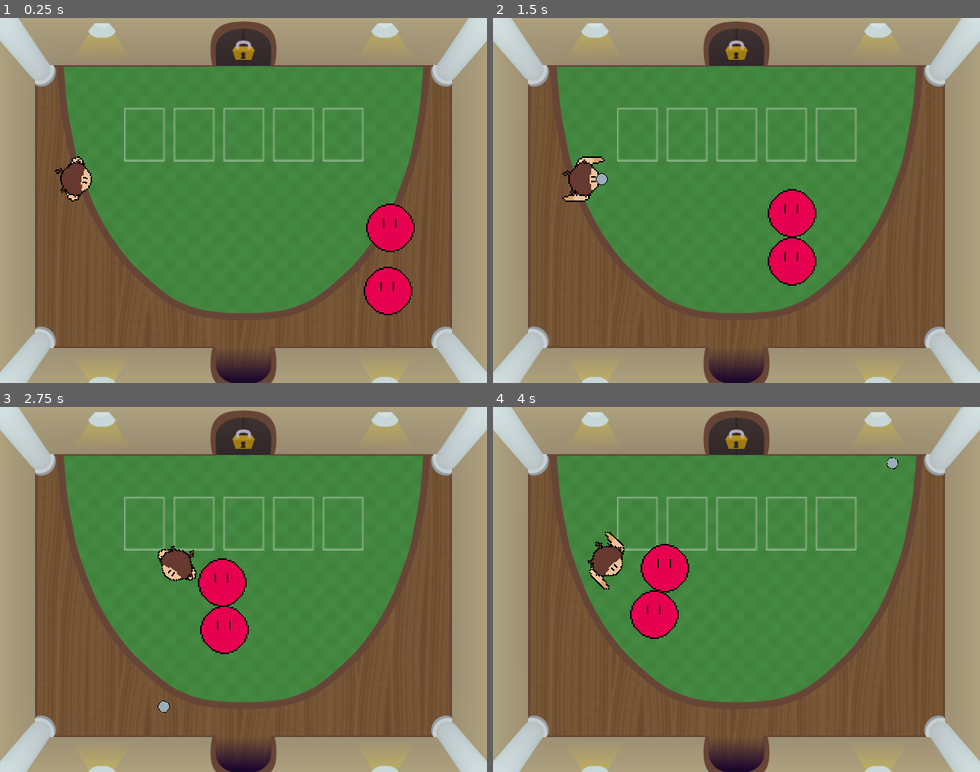
Above: before the commit, frames 1-4 (two rows, left to right).
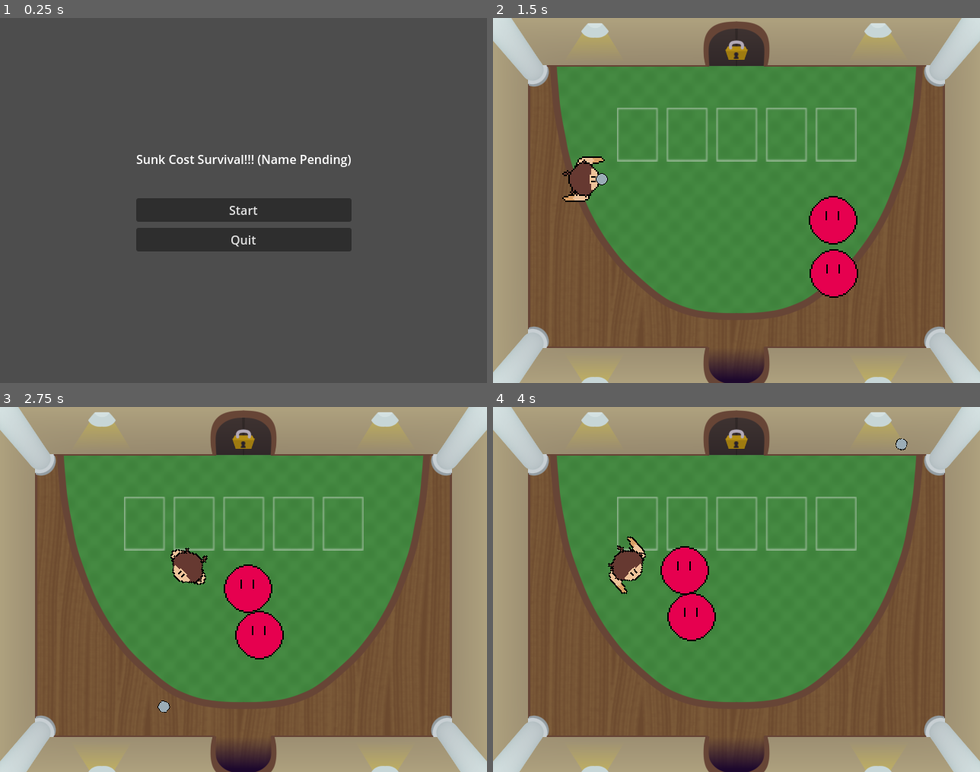
Above: after the commit, the same moments.

Repository: JoshuaKlot/BinghamtonGameJam3
Game: Godot game, scene res://scenes/main_menu.tscn
The game is run twice, just before and just after one commit, with the same random seed, the same clock (stepped at 60 frames per second) and the same inputs. Before the commit the project starts from res://scenes/main.tscn.
Inputs (mouse positions are in pixels of both pictures, inside the frame that each line leads up to):
- Up to frame 1 (0.25 s): no input
- Up to frame 2 (1.5 s): click (736, 207) at 0.5 s, where only the run after the commit has a clickable "Start"; tap Enter (ui_accept) at 1.25 s; move the mouse to (843, 182) at 1.27 s; hold Right (ui_right) from 1.28 s (still down); tap Space (shoot) at 1.35 s
- Up to frame 3 (2.75 s): keep holding Right (ui_right); tap Enter (ui_accept) at 1.52, 2.27 s; move the mouse to (146, 607) at 2.02 s; tap Space (shoot) at 2.1 s
- Up to frame 4 (4 s): move the mouse to (785, 509) at 2.77 s; release Right (ui_right) at 2.78 s; hold Left (ui_left) 2.78-3.53 s; tap Space (shoot) at 2.85, 3.6 s; move the mouse to (712, 662) at 3.52 s; hold Right (ui_right) from 3.53 s (still down); tap Enter (ui_accept) at 3.77 s

The runs differ from the first frame. In frame 1, 100% of the frame differs, in the area x 0-100%, y 0-100%; in frame 2, 3.9%; in frame 3, 3.7%; in frame 4, 4.2%.

Commit message:
cool beans

Diff:
--- a/platformer/project.godot
+++ b/platformer/project.godot
@@ -11,7 +11,7 @@
 [application]
 
 config/name="platformer"
-run/main_scene="res://scenes/main.tscn"
+run/main_scene="res://scenes/main_menu.tscn"
 config/features=PackedStringArray("4.3", "Forward Plus")
 config/icon="res://icon.svg"
 
--- /dev/null
+++ b/platformer/scenes/main_menu.gd
@@ -0,0 +1,5 @@
+extends Control
+
+
+func _on_start_pressed() -> void:
+		get_tree().change_scene_to_file("res://scenes/main.tscn")
--- /dev/null
+++ b/platformer/scenes/main_menu.tscn
@@ -0,0 +1,54 @@
+[gd_scene load_steps=3 format=3 uid="uid://b0q7doaxdikbh"]
+
+[ext_resource type="Script" path="res://scenes/main_menu.gd" id="1_rdj1l"]
+
+[sub_resource type="LabelSettings" id="LabelSettings_o256f"]
+
+[node name="MainMenu" type="Control"]
+layout_mode = 3
+anchors_preset = 15
+anchor_right = 1.0
+anchor_bottom = 1.0
+grow_horizontal = 2
+grow_vertical = 2
+script = ExtResource("1_rdj1l")
+
+[node name="MarginContainer2" type="MarginContainer" parent="."]
+layout_mode = 1
+anchors_preset = 8
+anchor_left = 0.5
+anchor_top = 0.5
+anchor_right = 0.5
+anchor_bottom = 0.5
+offset_left = -20.0
+offset_top = -20.0
+offset_right = 20.0
+offset_bottom = 20.0
+grow_horizontal = 2
+grow_vertical = 2
+
+[node name="VBoxContainer" type="VBoxContainer" parent="MarginContainer2"]
+layout_mode = 2
+theme_override_constants/separation = 40
+
+[node name="Label" type="Label" parent="MarginContainer2/VBoxContainer"]
+layout_mode = 2
+theme_override_font_sizes/font_size = 20
+text = "Sunk Cost Survival!!! (Name Pending)"
+label_settings = SubResource("LabelSettings_o256f")
+horizontal_alignment = 1
+
+[node name="VBoxContainer2" type="VBoxContainer" parent="MarginContainer2/VBoxContainer"]
+layout_mode = 2
+theme_override_constants/separation = 8
+
+[node name="Start" type="Button" parent="MarginContainer2/VBoxContainer/VBoxContainer2"]
+layout_mode = 2
+text = "Start"
+
+[node name="Quit" type="Button" parent="MarginContainer2/VBoxContainer/VBoxContainer2"]
+layout_mode = 2
+text = "Quit
+"
+
+[connection signal="pressed" from="MarginContainer2/VBoxContainer/VBoxContainer2/Start" to="." method="_on_start_pressed"]
--- a/platformer/scenes/move_menu.tscn
+++ b/platformer/scenes/move_menu.tscn
@@ -31,12 +31,6 @@
 layout_mode = 2
 theme_override_constants/separation = 25
 
-[node name="Label" type="Label" parent="MarginContainer/VBoxContainer"]
-layout_mode = 2
-text = "Pick One Item to Be Discarded"
-label_settings = SubResource("LabelSettings_y7qi0")
-horizontal_alignment = 1
-
 [node name="VBoxContainer2" type="VBoxContainer" parent="MarginContainer/VBoxContainer"]
 layout_mode = 2
 theme_override_constants/separation = 8
@@ -60,5 +54,16 @@
 text = "Quit
 "
 
+[node name="Label" type="Label" parent="."]
+layout_mode = 2
+offset_left = 211.0
+offset_top = 135.0
+offset_right = 444.0
+offset_bottom = 158.0
+theme_override_font_sizes/font_size = 20
+text = "Pick One Item to Be Discarded"
+label_settings = SubResource("LabelSettings_y7qi0")
+horizontal_alignment = 1
+
 [connection signal="pressed" from="MarginContainer/VBoxContainer/VBoxContainer2/Item1Button" to="." method="_on_item_1_button_pressed"]
 [connection signal="pressed" from="MarginContainer/VBoxContainer/VBoxContainer2/Quit" to="." method="_on_quit_pressed"]
